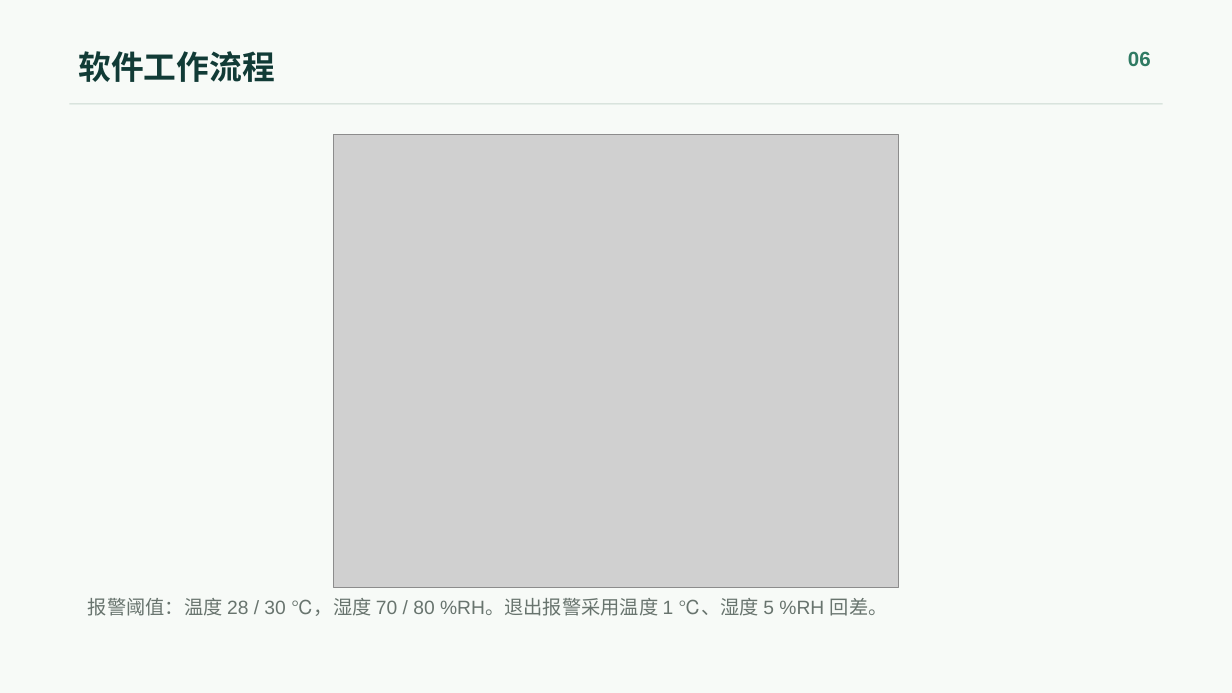
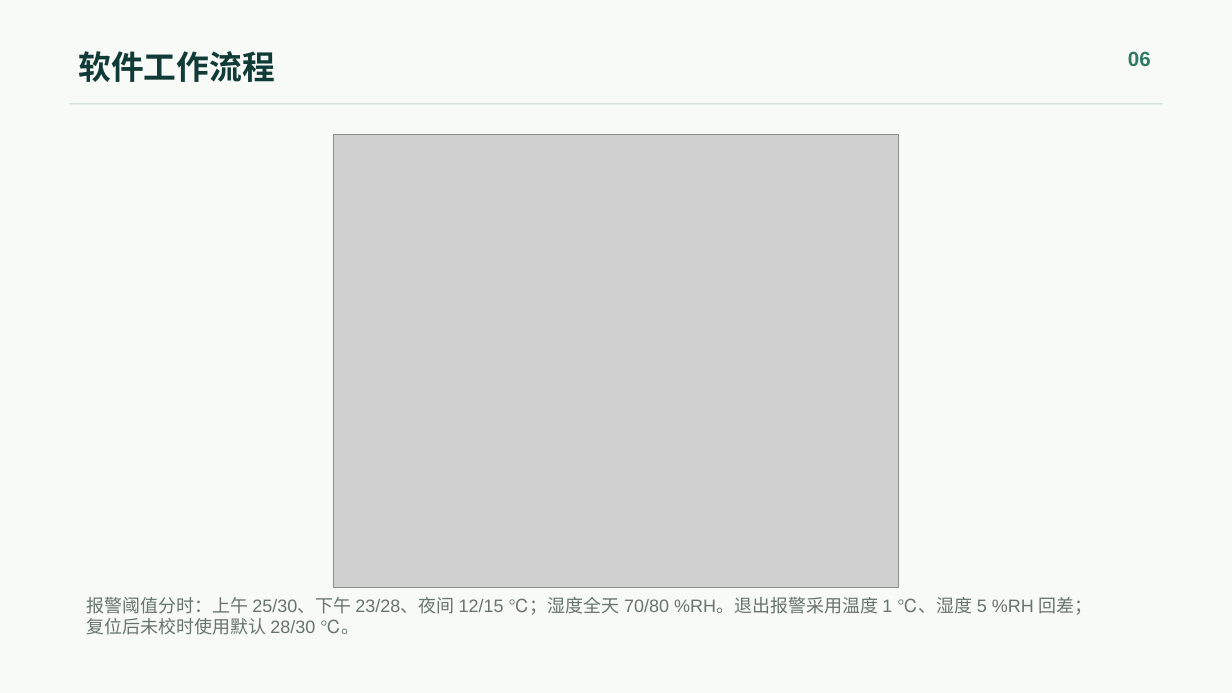
Before and after one commit to Ygreece/UNO_DHT22_OLED, a slide deck: slide 6 of docs/submission/室内大棚温湿度监测与风扇控制系统_答辩汇报_脱敏版.pptx. Drawn at 1232x693 pixels with LibreOffice and Linux fonts; fonts in the diff are those of the drawing; grey boxes stand for pictures. Boxes give left, top, right and bottom in pixels: in the first picture for what was removed or moved away, otherwise in the second. Text is boxed around its words. In the diff, an @@ line names an element or a change of style, - is before the commit and + after.

Commit message:
docs: 答辩汇报PPT更新分时阈值口径、命令表、测试结果与视频页

```diff
--- a/docs/submission/室内大棚温湿度监测与风扇控制系统_答辩汇报_脱敏版.pptx
+++ b/docs/submission/室内大棚温湿度监测与风扇控制系统_答辩汇报_脱敏版.pptx
@@ text at <box>86,597,1093,635</box>: text changed; size 15 to 14 pt @@
-报警阈值：温度 28 / 30 ℃，湿度 70 / 80 %RH。退出报警采用温度 1 ℃、湿度 5 %RH 回差。
+报警阈值分时：上午 25/30、下午 23/28、夜间 12/15 ℃；湿度全天 70/80 %RH。退出报警采用温度 1 ℃、湿度 5 %RH 回差；
+复位后未校时使用默认 28/30 ℃。
```
Also in this commit, not shown: 3 other slides changed.
